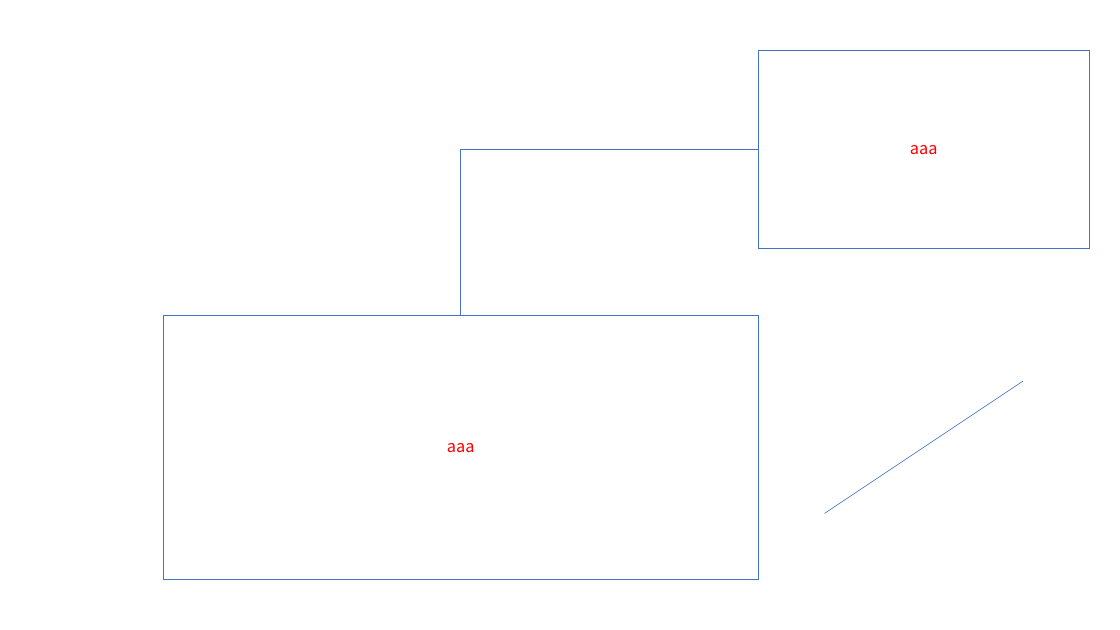
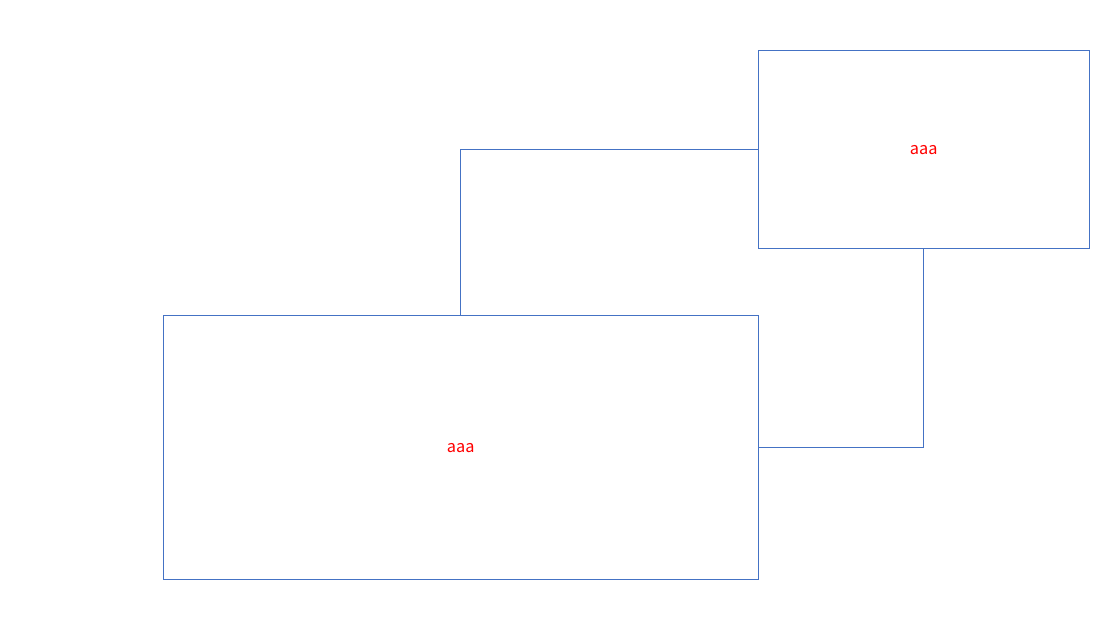
Before and after one commit to taizod1024/ppt-align-grid-addin, a slide deck: slide 1 of src/ppt-align-grid.pptm. Drawn at 1120x630 pixels with LibreOffice and Linux fonts; fonts in the diff are those of the drawing. Boxes give left, top, right and bottom in pixels: in the first picture for what was removed or moved away, otherwise in the second. Text is boxed around its words. In the diff, an @@ line names an element or a change of style, - is before the commit and + after.

```diff
--- a/src/ppt-align-grid.pptm
+++ b/src/ppt-align-grid.pptm
@@ line moved from (825, 513) - (1023, 381) to (759, 447) - (924, 249) @@
@@ line (759, 447) - (924, 249): line to elbow line @@
```
Also in this commit, not shown: 3 other files.
